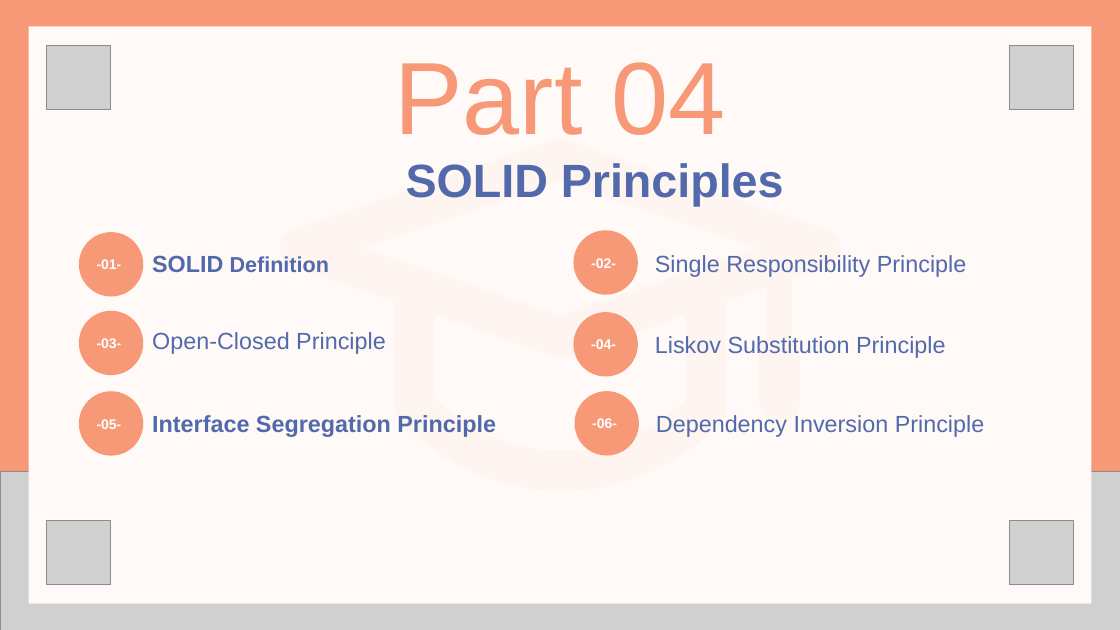
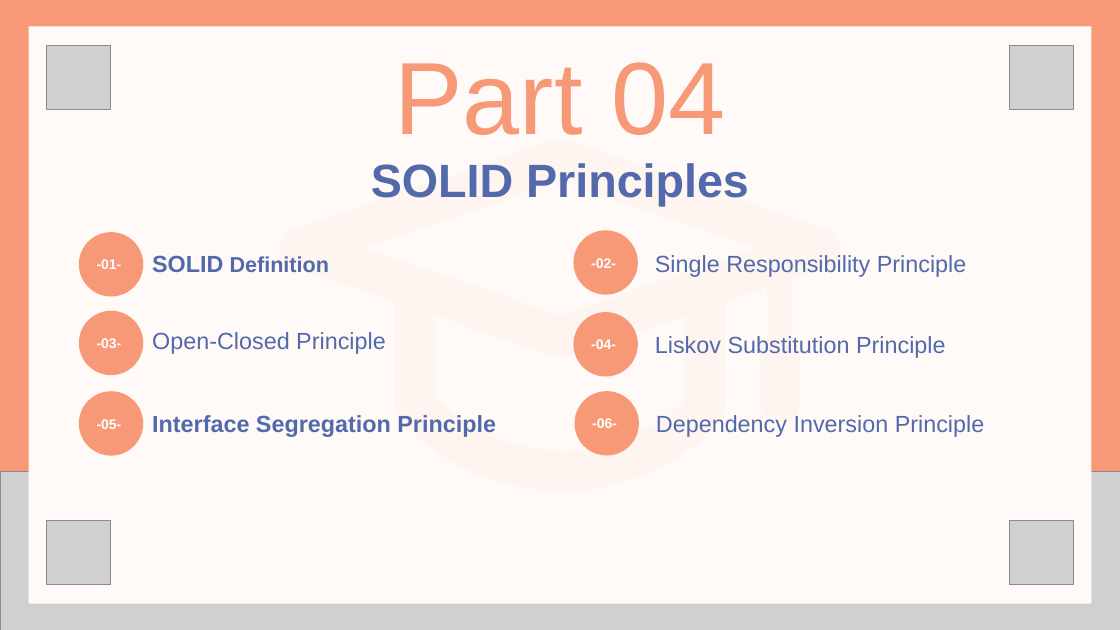
Before and after one commit to ahmedhammad111/SWE, a slide deck: slide 38 of SWE.pptx (slide 35 before the commit). Drawn at 1120x630 pixels with LibreOffice and Linux fonts; fonts in the diff are those of the drawing; grey boxes stand for pictures; background and template pictures are left out. Boxes give left, top, right and bottom in pixels: in the first picture for what was removed or moved away, otherwise in the second. Text is boxed around its words. In the diff, an @@ line names an element or a change of style, - is before the commit and + after.

```diff
--- a/SWE.pptx
+++ b/SWE.pptx
@@ text "SOLID Principles" moved from (x1=406, y1=163, x2=784, y2=206) to (x1=371, y1=163, x2=749, y2=206) @@
```
Also in this commit, not shown: 27 other slides changed, 3 slides added, 2 slides removed, 3 other files.
